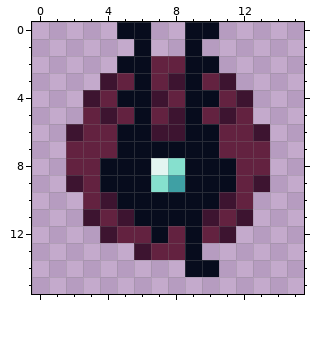
Pixel-art sprite, stored at assets/turret1-friendly.png. Above, as it was before the edit.
The file is 16x16 pixels.
The same view after the edit:
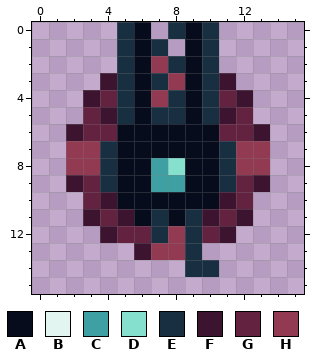
Palette (. is transparent): A #070c1d  B #e3f5f1  C #3fa0a4  D #86e0ce  E #182e41  F #3d1430  G #632240  H #913a52
Changes in this commit:
Changed rows in their new state; - is an unchanged pixel.
first column x 2:
 0 ---E--E-E---
 1 ---E-E--E---
 2 ---E-HE-E---
 3 ---E-EH-E---
 4 ---E-HE-E---
 5 ---E-EE-E---
 6 -----AA-----
 7 HHE------EHH
 8 HHE--C---EHH
 9 --E--C---E--
11 -----E-E----
12 -----EHE----
13 -----HHE----
14 -------EE---
